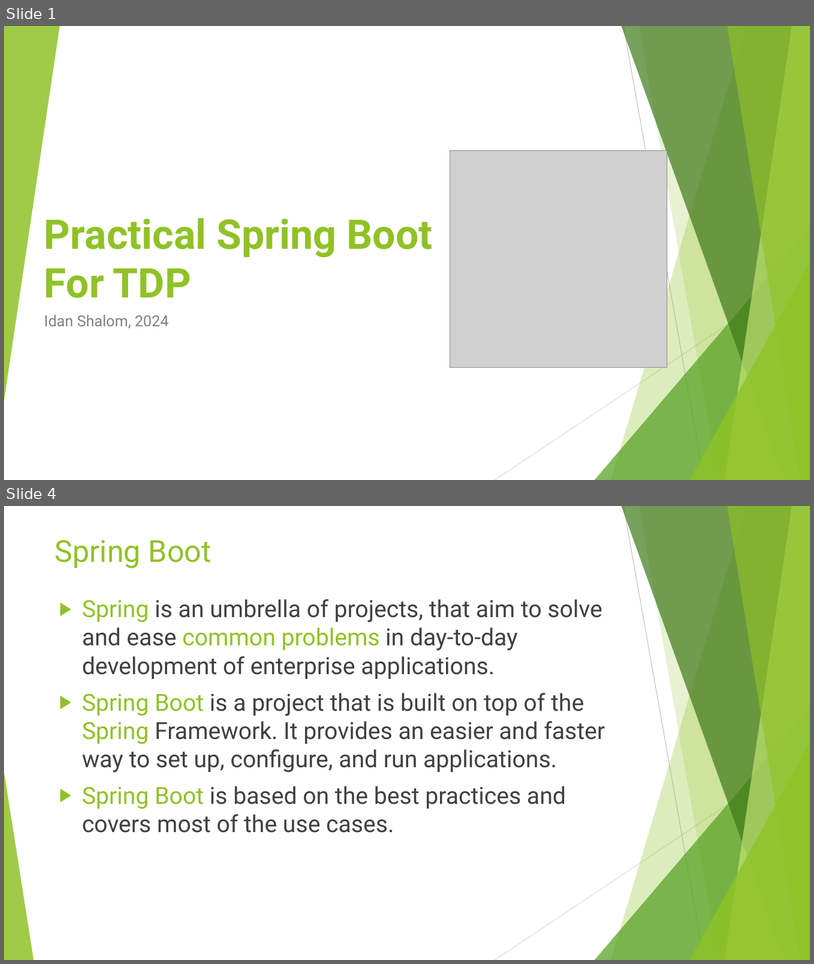
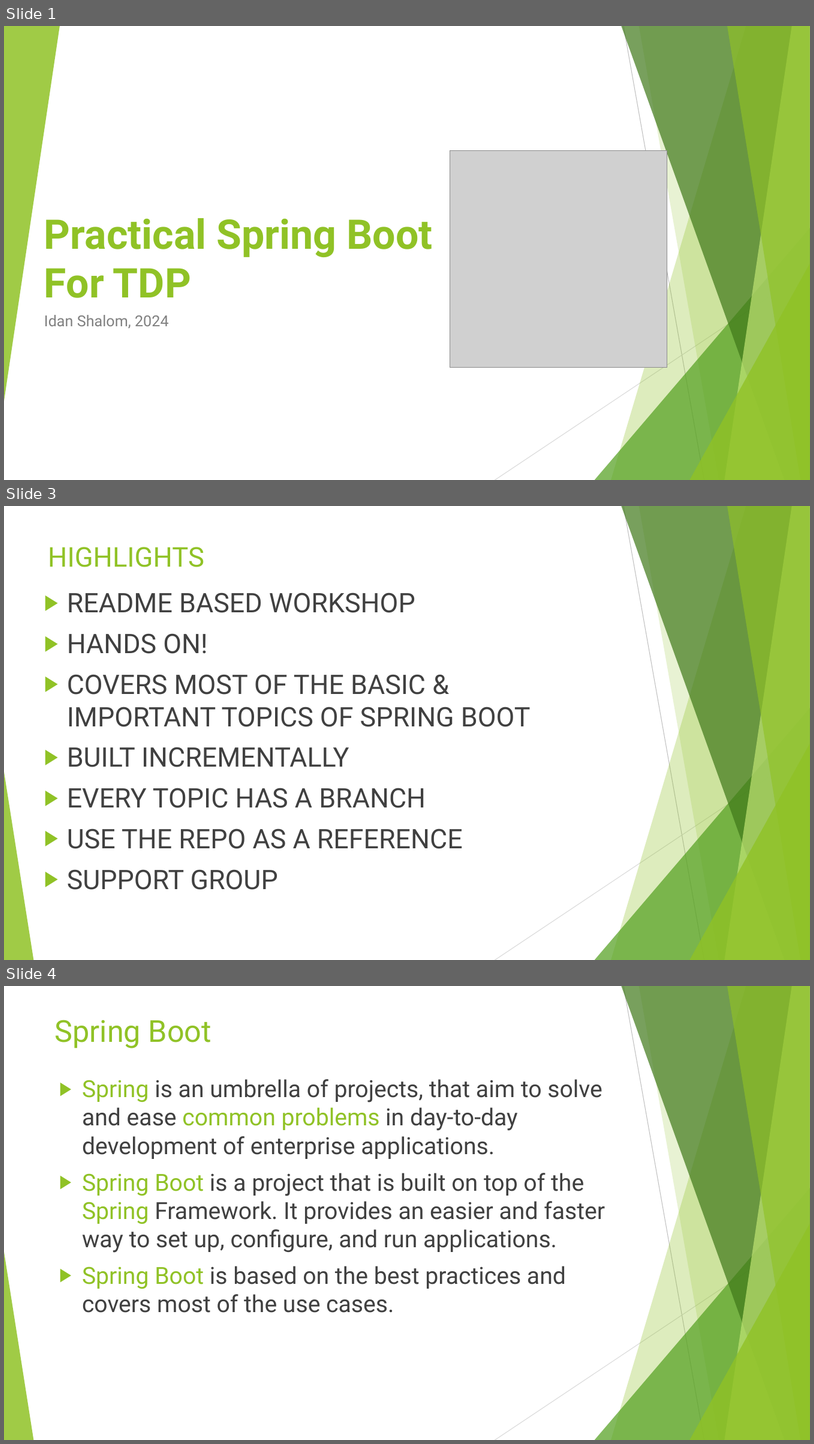
Before and after one commit to idanshal/sb-todo-app-tdp, a slide deck: course_data/presentations/practical_spring_boot_for_tdp.pptx. Shown one above the other, each under a label of ours: slides 1 and 4 before the commit, slides 1, 3 and 4 after it; the slides between them are not shown. The pictures are 814x964 and 814x1444 pixels, drawn with LibreOffice and Linux fonts; fonts in the diff are those of the drawing; grey boxes stand for pictures. Boxes give left, top, right and bottom in pixels: in the first picture for what was removed or moved away, otherwise in the second. Text is boxed around its words. In the diff, an @@ line names an element or a change of style, - is before the commit and + after.

```diff
--- a/course_data/presentations/practical_spring_boot_for_tdp.pptx
+++ b/course_data/presentations/practical_spring_boot_for_tdp.pptx
@@ slide 3 added at [4, 506, 810, 960], background #FFFFFF; not listed: 10 template elements that a slide beside it also shows @@
@@ title added at [48, 547, 204, 567], 32.4 pt, text #90C226 @@
+HIGHLIGHTS
@@ text added at [67, 592, 531, 889], 32 pt, text #404040 @@
+▶ README BASED WORKSHOP
+▶ HANDS ON!
+▶ COVERS MOST OF THE BASIC & IMPORTANT TOPICS OF SPRING BOOT
+▶ BUILT INCREMENTALLY
+▶ EVERY TOPIC HAS A BRANCH
+▶ USE THE REPO AS A REFERENCE
+▶ SUPPORT GROUP
```
Also in this commit, not shown: 2 slides changed, 4 slides removed, 6 other files.
